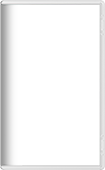
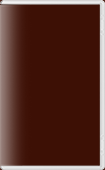
Two versions of the same layered image (105x170). Layer-by-layer changes:
renamed "Capa 3" to "glow", opacity 40% → 50%, painted on it over [left=0, top=4, right=32, bottom=166]
showed "Capa 2" over [left=0, top=0, right=105, bottom=170]
